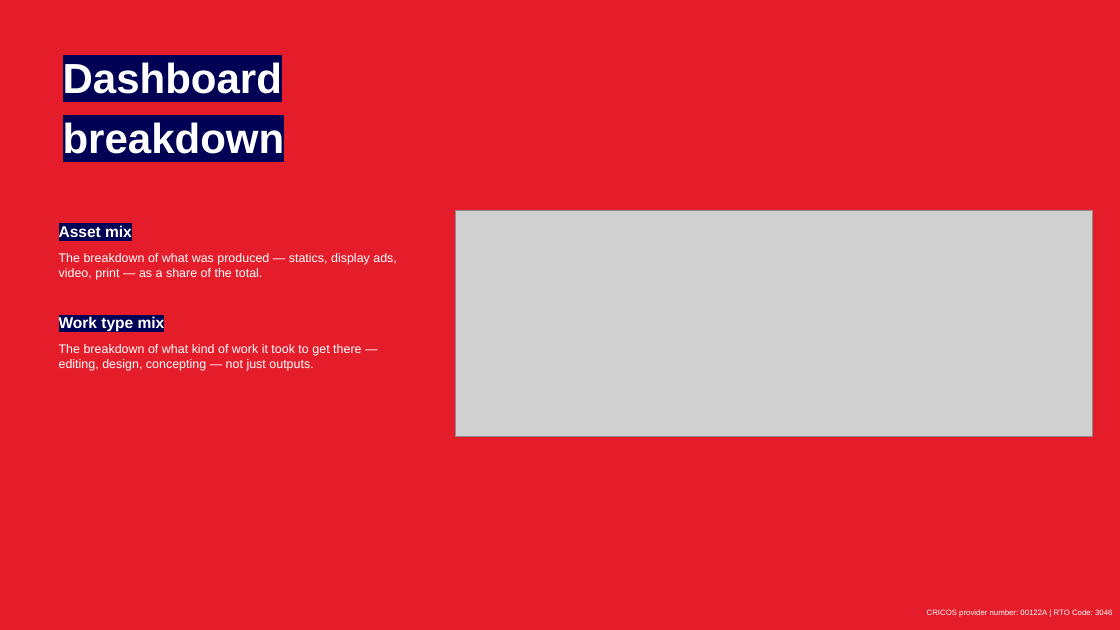
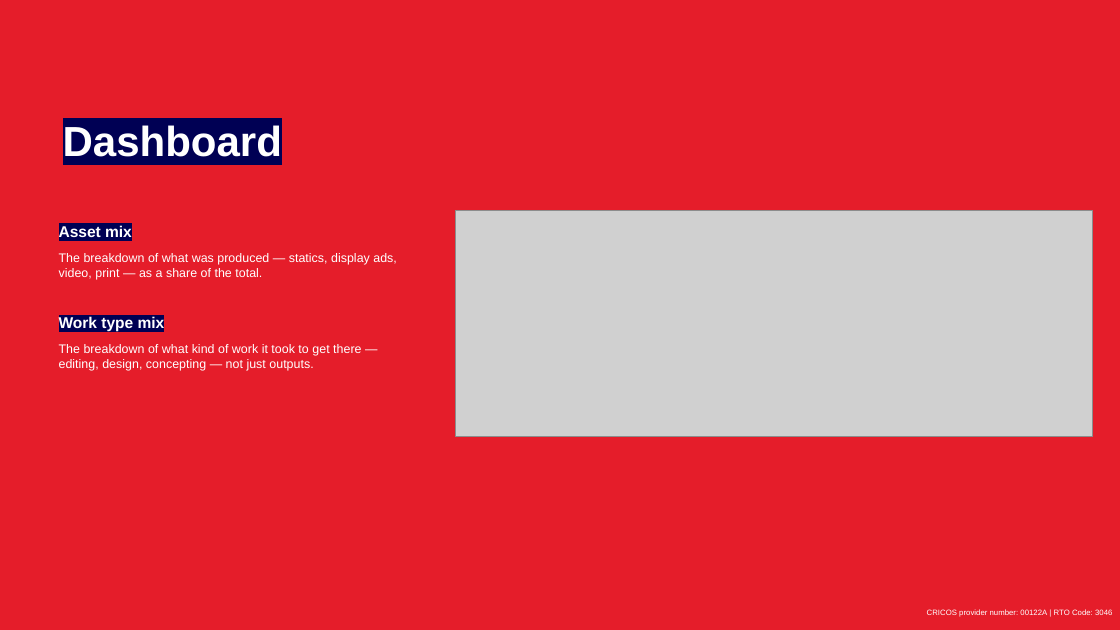
Before and after one commit to westmere7/Mel_WorkloadReport, a slide deck: slide 5 of Docs/Workload Report User Guide.pptx (slide 4 before the commit). Drawn at 1120x630 pixels with LibreOffice and Linux fonts; fonts in the diff are those of the drawing; grey boxes stand for pictures; background and template pictures are left out. Boxes give left, top, right and bottom in pixels: in the first picture for what was removed or moved away, otherwise in the second. Text is boxed around its words. In the diff, an @@ line names an element or a change of style, - is before the commit and + after.

```diff
--- a/Docs/Workload Report User Guide.pptx
+++ b/Docs/Workload Report User Guide.pptx
@@ text "Dashboard": place and size @@
-text "Dashboard" at [63,62,285,161]
+text "Dashboard" at [63,125,282,157]
@@ text at [63,119,285,161]: paragraph removed @@
-breakdown
```
Also in this commit, not shown: 5 other slides changed, 10 slides added, 5 slides removed.
